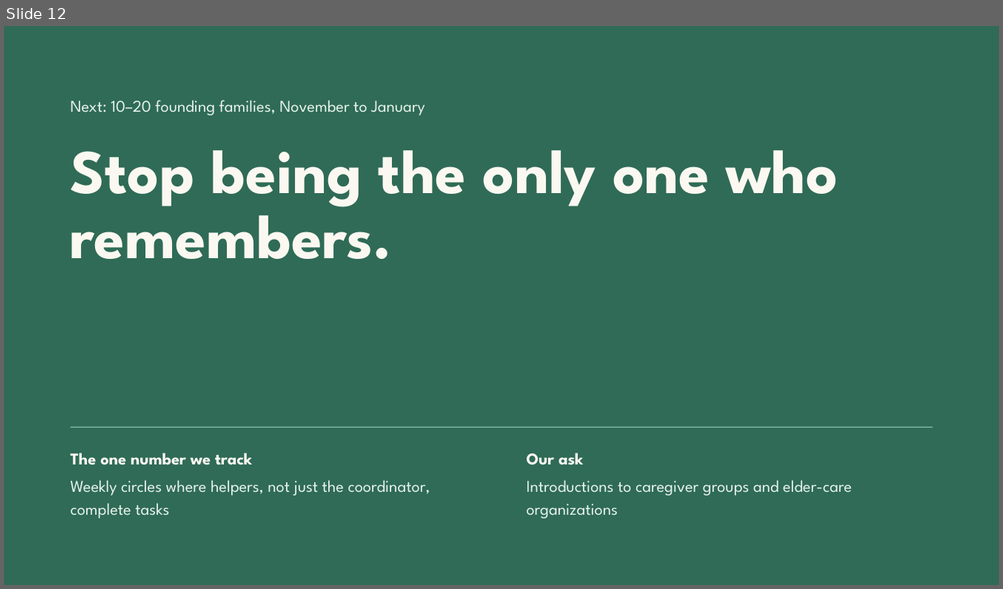
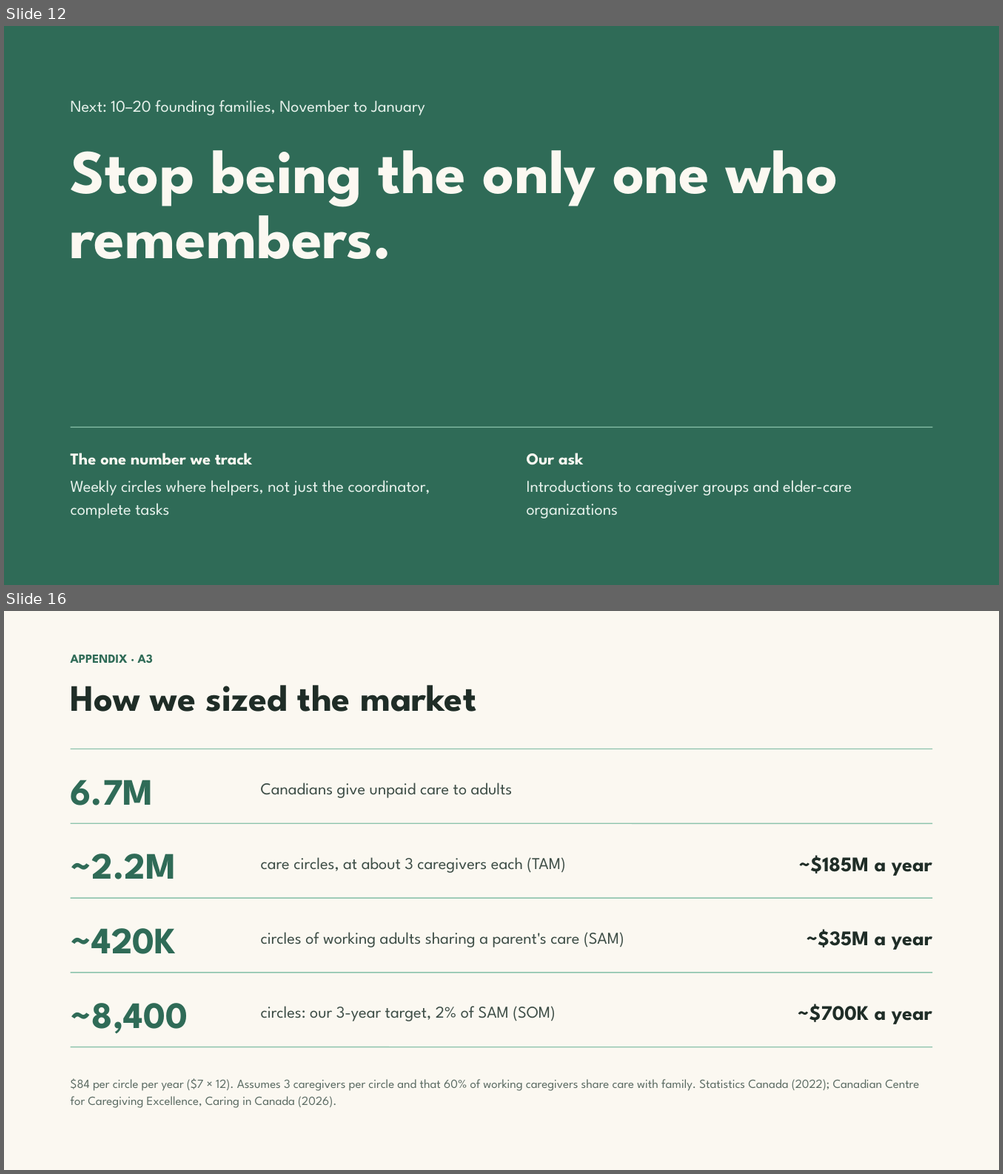
Before and after one commit to Team-Claudia/kindred, a slide deck: docs/pitch/Kindred Demo Day Pitch V3.pptx. Shown one above the other, each under a label of ours: slide 12 before the commit, slides 12 and 16 after it; the slides between them are not shown. The pictures are 1003x589 and 1003x1174 pixels, drawn with LibreOffice and Linux fonts; fonts in the diff are those of the drawing. Boxes give left, top, right and bottom in pixels: in the first picture for what was removed or moved away, otherwise in the second. Text is boxed around its words. In the diff, an @@ line names an element or a change of style, - is before the commit and + after.

```diff
--- a/docs/pitch/Kindred Demo Day Pitch V3.pptx
+++ b/docs/pitch/Kindred Demo Day Pitch V3.pptx
@@ slide 16 added at box(4, 611, 999, 1170), background #FBF8F1 @@
@@ text added at box(71, 654, 153, 663), 12 pt, text #2F6B57, bold @@
+APPENDIX · A3
@@ title added at box(71, 685, 476, 712), 36 pt, text #1F2D27, bold @@
+How we sized the market
@@ line added from (71, 749) to (932, 749), #8CC3AC 1 pt @@
@@ text added at box(71, 780, 153, 806), 36 pt, text #2F6B57, bold @@
+6.7M
@@ text added at box(261, 783, 512, 798), 16 pt, text #3D4D46 @@
+Canadians give unpaid care to adults
@@ line added from (71, 823) to (932, 823), #8CC3AC 1 pt @@
@@ text added at box(71, 854, 176, 880), 36 pt, text #2F6B57, bold @@
+~2.2M
@@ text added at box(261, 857, 565, 873), 16 pt, text #3D4D46 @@
+care circles, at about 3 caregivers each (TAM)
@@ text added at box(798, 855, 932, 876), 20 pt, text #1F2D27, bold @@
+~$185M a year
@@ line added from (71, 898) to (932, 898), #8CC3AC 1 pt @@
@@ text added at box(71, 928, 176, 954), 36 pt, text #2F6B57, bold @@
+~420K
@@ text added at box(261, 932, 624, 948), 16 pt, text #3D4D46 @@
+circles of working adults sharing a parent's care (SAM)
@@ text added at box(805, 929, 932, 950), 20 pt, text #1F2D27, bold @@
+~$35M a year
@@ line added from (71, 973) to (932, 973), #8CC3AC 1 pt @@
@@ text added at box(71, 1003, 188, 1034), 36 pt, text #2F6B57, bold @@
+~8,400
@@ text added at box(261, 1006, 555, 1022), 16 pt, text #3D4D46 @@
+circles: our 3-year target, 2% of SAM (SOM)
@@ text added at box(797, 1004, 932, 1025), 20 pt, text #1F2D27, bold @@
+~$700K a year
@@ line added from (71, 1048) to (932, 1048), #8CC3AC 1 pt @@
@@ text added at box(71, 1079, 919, 1108), 12 pt, text #5B6B63 @@
+$84 per circle per year ($7 × 12). Assumes 3 caregivers per circle and that 60% of working caregivers share care with family. Statistics Canada (2022); Canadian Centre for Caregiving Excellence, Caring in Canada (2026).
```
Also in this commit, not shown: 8 other slides added, 5 other files.
